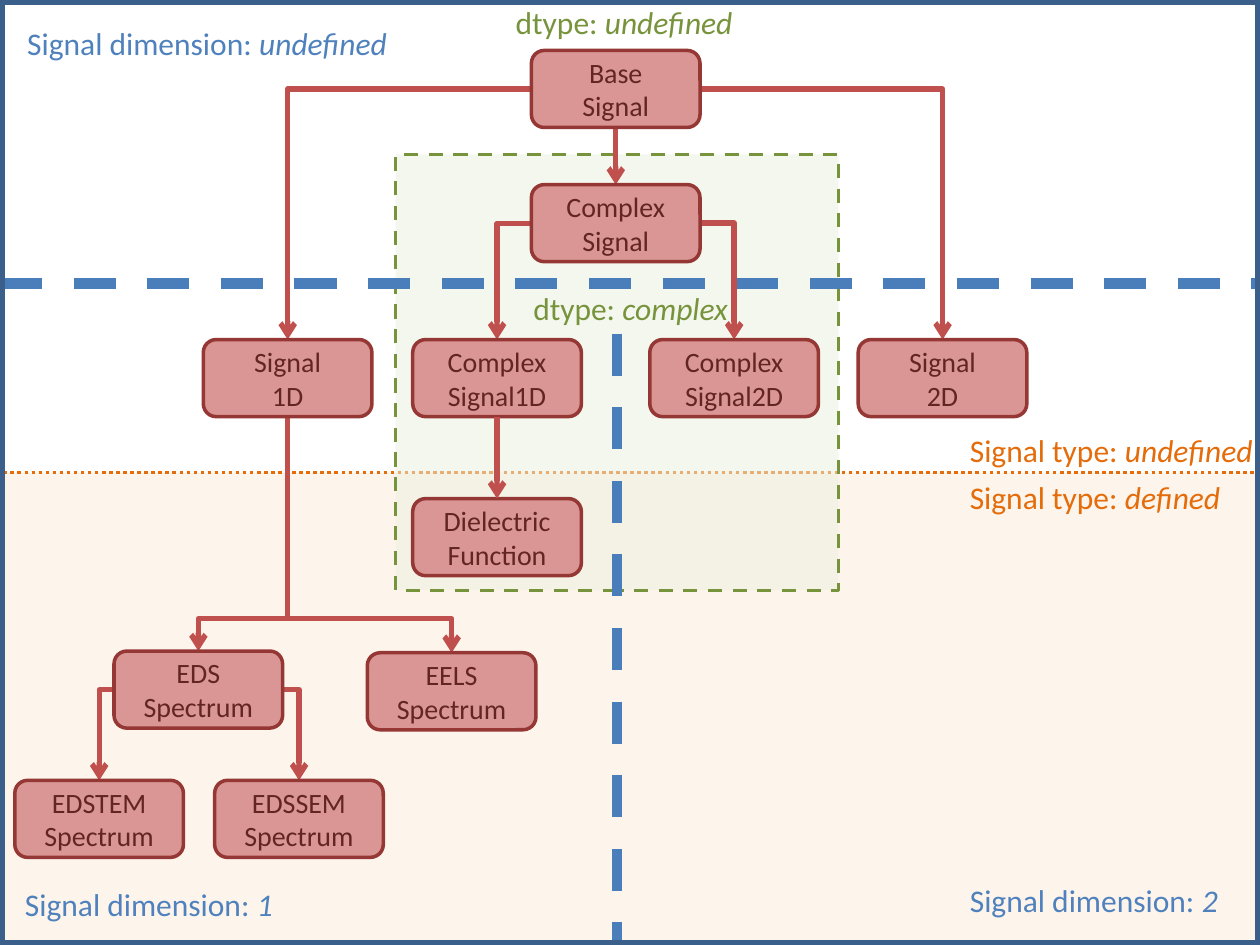
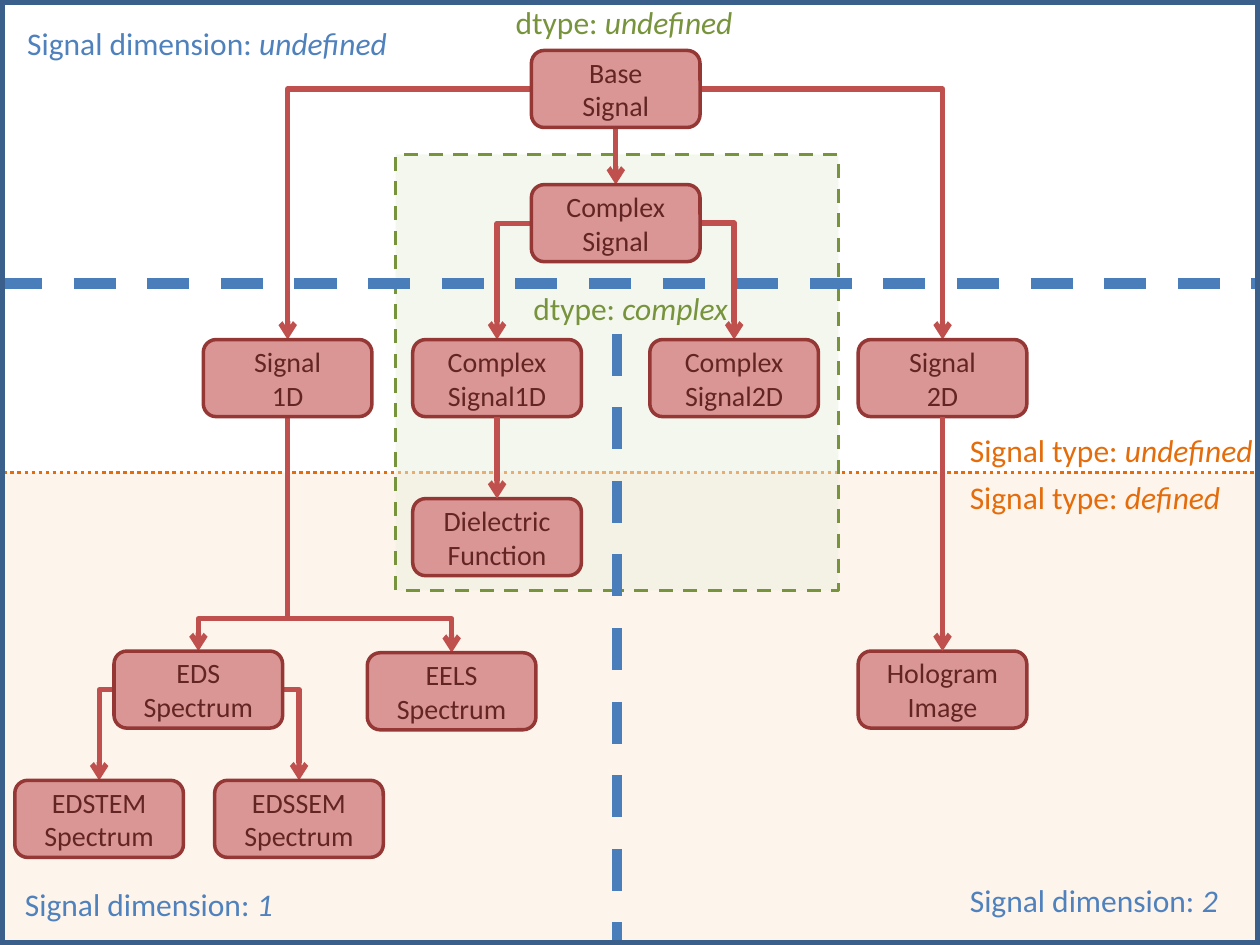
Before and after one commit to francisco-dlp/hyperspy, a slide deck: slide 1 of doc/user_guide/images/HyperSpySignalOverview.pptx. Drawn at 1260x945 pixels with LibreOffice and Linux fonts; fonts in the diff are those of the drawing. Boxes give left, top, right and bottom in pixels: in the first picture for what was removed or moved away, otherwise in the second. Text is boxed around its words. In the diff, an @@ line names an element or a change of style, - is before the commit and + after.

```diff
--- a/doc/user_guide/images/HyperSpySignalOverview.pptx
+++ b/doc/user_guide/images/HyperSpySignalOverview.pptx
@@ arrow added from (942, 417) to (942, 651), #C0504D 3 pt @@
@@ rounded rectangle added at <box>858,651,1027,728</box>, fill #D99694, outline #953735 2 pt, 16 pt, text #632523 @@
+Hologram
+Image
```
Also in this commit, not shown: 1 other file.
